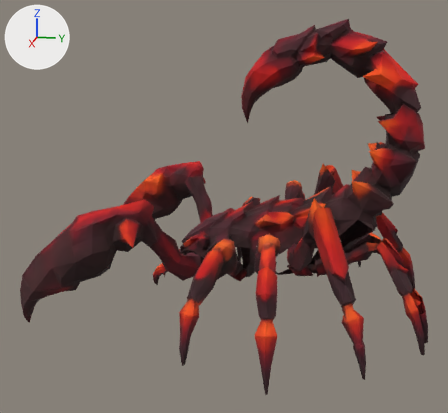
An edit to the glTF model creatures/scorpion_matriarch/output/ScorpionMatriarch.glb, drawn before and after from the same camera.
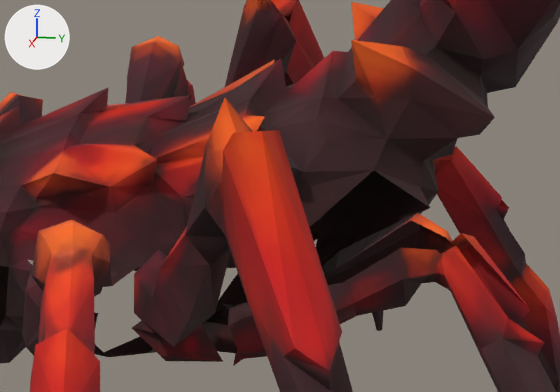
There are two pictures of each version: one whole from a 50 mm lens placed at (1.607, 0.289, 0.3), pointed at (0.029, -0.027, -0.095), one close up on the part from 55% to 92% of the width and 41% to 69% of the height. Lighting does not change. The marker at upper left points along +X, +Y and +Z. The first two pictures are the older version. Vertices at exactly the same position are counted once.

Objects in the first close-up: 'ScorpionMatriarch_Mesh'.
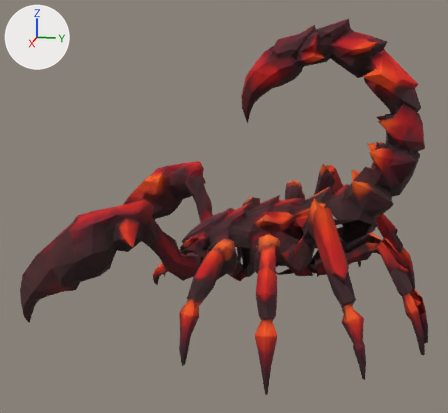
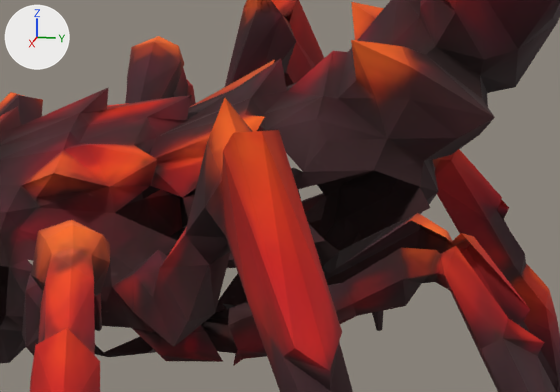
Where the change shows, as pixel boxes (x1, y1, x2, y2) in the close-ups (560 x 392 px):
part 1 of me_tripo_mesh_89d55c3a_89a5_43b0_9a6b_1dbc566f9a8a, reshaped
    before: (115, 153, 430, 241)
    after: (94, 135, 479, 332)

Diff of the bpy script that builds the scene:
```diff
--- a/creatures/scorpion_matriarch/output/ScorpionMatriarch.glb.py
+++ b/creatures/scorpion_matriarch/output/ScorpionMatriarch.glb.py
@@ me_tripo_mesh_89d55c3a_89a5_43b0_9a6b_1dbc566f9a8a @@
 # used by ob_scorpionmatriarch_mesh; location = (0.0, 0.0, 0.0)
-me_tripo_mesh_89d55c3a_89a5_43b0_9a6b_1dbc566f9a8a.from_pydata(...)  # 2135 vertices, 3952 faces; spans x -0.473..0.473, y -0.5..0.5, z -0.383..0.383
+me_tripo_mesh_89d55c3a_89a5_43b0_9a6b_1dbc566f9a8a.from_pydata(...)  # 2142 vertices, 3974 faces; spans x -0.473..0.473, y -0.5..0.5, z -0.383..0.383
+# me_tripo_mesh_89d55c3a_89a5_43b0_9a6b_1dbc566f9a8a part 1
+# 17 faces are deleted
+# 7 vertices are added at x 0.102..0.154, y 0.117..0.29, z -0.225..-0.142
+# 39 new faces join them
 me_tripo_mesh_89d55c3a_89a5_43b0_9a6b_1dbc566f9a8a.materials.append(mat_tripo_material_89d55c3a_89a5_43b0_9a6b_1dbc566f9a8a)
```
